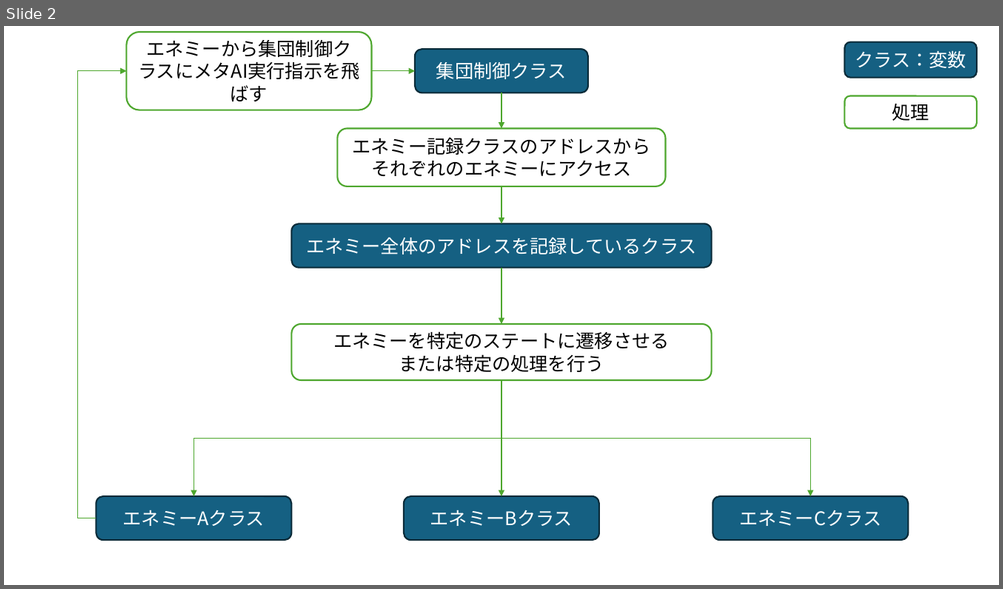
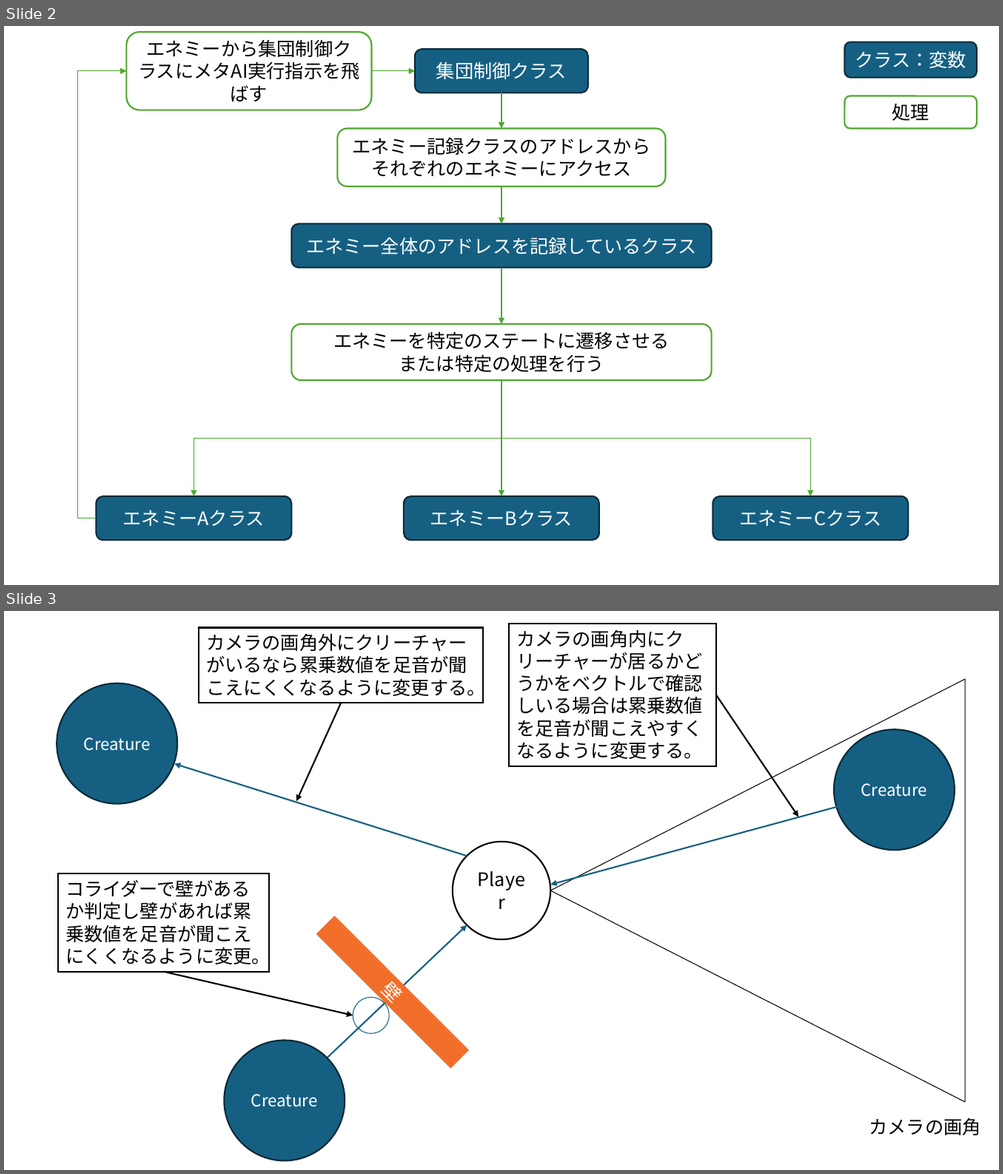
Before and after one commit to harusame777/haruGame, a slide deck: portfolio/ポートフォリオ図式.pptx. Shown one above the other, each under a label of ours: slide 2 before the commit, slides 2 and 3 after it. The pictures are 1003x589 and 1003x1174 pixels, drawn with LibreOffice and Linux fonts; fonts in the diff are those of the drawing. Boxes give left, top, right and bottom in pixels: in the first picture for what was removed or moved away, otherwise in the second. Text is boxed around its words. In the diff, an @@ line names an element or a change of style, - is before the commit and + after.

```diff
--- a/portfolio/ポートフォリオ図式.pptx
+++ b/portfolio/ポートフォリオ図式.pptx
@@ slide 3 added at (4,611,999,1170), background #FFFFFF @@
@@ rectangle added at (199,627,483,703), fill #FFFFFF, outline #000000 1.5 pt, 18 pt, text #000000 @@
+カメラの画角外にクリーチャー
+がいるなら累乗数値を足音が聞こえにくくなるように変更する。
@@ rectangle added at (509,624,717,767), fill #FFFFFF, outline #000000 1.5 pt, 18 pt, text #000000 @@
+カメラの画角内にクリーチャーが居るかどうかをベクトルで確認しいる場合は累乗数値を足音が聞こえやすくなるように変更する。
@@ ellipse added at (57,684,178,804), fill #156082, outline #092A39 1.5 pt, 16 pt, text #FFFFFF @@
+Creature
@@ triangle added at (550,679,965,1102), outline #000000 0.75 pt @@
@@ arrow added from (717, 695) to (799, 817), #000000 1.5 pt @@
@@ arrow added from (341, 703) to (296, 801), #000000 1.5 pt @@
@@ ellipse added at (834,729,955,851), fill #156082, outline #092A39 1.5 pt, 16 pt, text #FFFFFF @@
+Creature
@@ arrow added from (466, 857) to (174, 764), #156082 1.5 pt @@
@@ arrow added from (848, 804) to (550, 885), #156082 1.5 pt @@
@@ ellipse added at (452,842,550,940), fill #FFFFFF, outline #000000 1.5 pt, 18 pt, text #000000 @@
+Player
@@ rectangle added at (59,874,270,972), fill #FFFFFF, outline #000000 1.5 pt, 18 pt, text #000000 @@
+コライダーで壁があるか判定し壁があれば累乗数値を足音が聞こえにくくなるように変更。
@@ rectangle added at (317,917,469,1068), fill gradient #ED8257 to #F26E29 to #E25F1A, outline #E97132 1 pt, 18 pt, text #FFFFFF @@
+壁
@@ arrow added from (327, 1059) to (466, 925), #156082 1.5 pt @@
@@ arrow added from (164, 972) to (353, 1016), #000000 1.5 pt @@
@@ ellipse added at (353,997,390,1034), outline #156082 0.75 pt @@
@@ ellipse added at (224,1041,345,1162), fill #156082, outline #092A39 1.5 pt, 16 pt, text #FFFFFF @@
+Creature
@@ text added at (869,1119,981,1136), 18 pt, text #000000 @@
+カメラの画角
```
Also in this commit, not shown: 5 other files.
